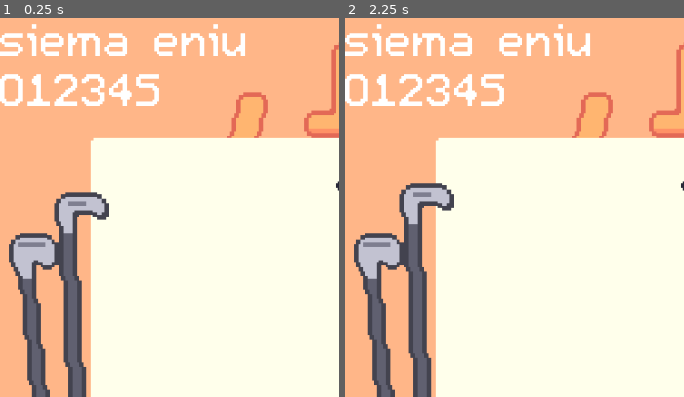
Above: before the commit, frames 1-2 (left to right).
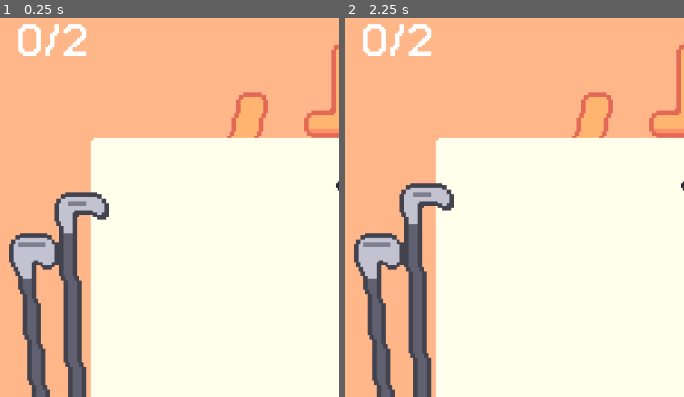
Above: after the commit, the same moments.

Repository: Pojemnik/golfech
Game: Godot game, scene res://scenes/main.tscn
The game is run twice, just before and just after one commit, with the same random seed, the same clock (stepped at 60 frames per second) and the same inputs.
Inputs (mouse positions are % of the whole screen's width and height, from its top left):
- Up to frame 1 (0.25 s): no input
- Up to frame 2 (2.25 s): click (7, 54) at 0.5 s; click (12, 47) at 1.25 s; click (7, 54) at 2 s
The pictures show only the part of the screen within x 0-50%, y 0-50%; the shares and areas given below are measured in that part.

The runs differ from the first frame. In frame 1, 4.1% of the frame differs, in the area x 0-73%, y 1-24%; in frame 2, 4.1%.

Commit message:
Add hit counter

Diff:
--- /dev/null
+++ b/scenes/hit_counter.gd
@@ -0,0 +1,28 @@
+extends Label
+
+var hit_count: int = 0;
+var max_hit_count: int = 0;
+
+
+func _ready() -> void:
+	max_hit_count = GameManager.max_hit_count;
+	GameManager.hit_count_increased.connect(_on_hit_count_increased);
+	GameManager.level_started.connect(_on_level_stared);
+	_update_label();
+
+
+func _on_level_stared(max_hits: int):
+	max_hit_count = max_hits;
+	hit_count = 0;
+	print("level started");
+	_update_label();
+
+
+func _on_hit_count_increased(count: int):
+	hit_count = count;
+	_update_label();
+
+
+func _update_label():
+	var label_format = "%d/%d";
+	text = label_format % [hit_count, max_hit_count];
--- a/scenes/main.tscn
+++ b/scenes/main.tscn
@@ -1,19 +1,20 @@
-[gd_scene load_steps=23 format=3 uid="uid://cir3h3iqn2nq0"]
+[gd_scene load_steps=24 format=3 uid="uid://cir3h3iqn2nq0"]
 
-[ext_resource type="Shader" uid="uid://2kmpm3nsa0yf" path="res://hpx.gdshader" id="1_0xm2m"]
+[ext_resource type="Shader" path="res://hpx.gdshader" id="1_0xm2m"]
 [ext_resource type="Script" uid="uid://cvc5y6y42peap" path="res://scripts/level_loader.gd" id="2_h2yge"]
 [ext_resource type="Script" uid="uid://cl52acjotwrwi" path="res://scripts/level_data.gd" id="3_tbgi4"]
-[ext_resource type="Resource" path="res://level_data/TestLevel.tres" id="4_85g3d"]
+[ext_resource type="Resource" uid="uid://cugfpqgkgni66" path="res://level_data/TestLevel.tres" id="4_85g3d"]
 [ext_resource type="Resource" uid="uid://cjryyp7eb0nfl" path="res://level_data/Level1.tres" id="4_tefeu"]
 [ext_resource type="Resource" uid="uid://25ggux654l50" path="res://level_data/Level2.tres" id="5_tipki"]
 [ext_resource type="Resource" uid="uid://boo4t0v5pd1ih" path="res://level_data/Level3.tres" id="6_85g3d"]
 [ext_resource type="Resource" uid="uid://uxo1ccn85mqg" path="res://level_data/Level4.tres" id="7_choun"]
 [ext_resource type="Script" uid="uid://b7b5aswqoe1vu" path="res://scripts/tools.gd" id="7_o6xl0"]
-[ext_resource type="Shader" uid="uid://diq3nytyo0g6r" path="res://scenes/label.gdshader" id="11_0ld40"]
+[ext_resource type="Shader" path="res://scenes/label.gdshader" id="11_0ld40"]
 [ext_resource type="Texture2D" uid="uid://bokutfbfm2gd1" path="res://ase/easel.png" id="11_ya4ey"]
 [ext_resource type="FontFile" uid="uid://nbruq80r2xme" path="res://m5x7.ttf" id="12_0ld40"]
 [ext_resource type="Texture2D" uid="uid://cabhpl2exoi3s" path="res://tex/driver.png" id="12_trceg"]
 [ext_resource type="Texture2D" uid="uid://c2dos2y4jb1ep" path="res://tex/driver_selected.png" id="13_a8y0u"]
+[ext_resource type="Script" uid="uid://dbrpw63o7glhx" path="res://scenes/hit_counter.gd" id="13_gqmmt"]
 [ext_resource type="Texture2D" uid="uid://2sfmfusnwfqk" path="res://tex/chipper.png" id="13_jkv2x"]
 [ext_resource type="Texture2D" uid="uid://d2xsat0wfcqm4" path="res://tex/chipper_selected.png" id="14_jbj1t"]
 [ext_resource type="Texture2D" uid="uid://dd3yi3ybc60h8" path="res://tex/paintbrush.png" id="15_jbj1t"]
@@ -103,10 +104,10 @@
 offset_right = 179.79999
 offset_bottom = 140.99998
 
-[node name="Label" type="Label" parent="UiViewport/SubViewport/Control"]
+[node name="HitCounter" type="Label" parent="UiViewport/SubViewport/Control"]
 material = SubResource("ShaderMaterial_yc10j")
 layout_mode = 0
-offset_left = 8.2
+offset_left = 12.0
 offset_top = -29.0
 offset_right = 48.2
 offset_bottom = -6.0
@@ -114,8 +115,7 @@
 theme_override_constants/outline_size = 0
 theme_override_fonts/font = ExtResource("12_0ld40")
 theme_override_font_sizes/font_size = 16
-text = "siema eniu
-012345"
+script = ExtResource("13_gqmmt")
 
 [node name="Driver" type="TextureButton" parent="UiViewport/SubViewport/Control"]
 layout_mode = 0
--- a/scripts/game_manager.gd
+++ b/scripts/game_manager.gd
@@ -1,10 +1,13 @@
 extends Node
 
 var current_hit_count: int  = 0;
+var max_hit_count: int  = 0;
 
 signal hit_count_increased(count: int);
 signal game_over;
 signal level_finished;
+signal level_started(max_hit_count: int);
+
 
 func increase_hit_count():
 	current_hit_count += 1;
@@ -19,3 +22,9 @@
 func call_game_over():
 	current_hit_count = 0;
 	game_over.emit();
+
+
+func call_level_start(count: int):
+	max_hit_count = count;
+	current_hit_count = 0;
+	level_started.emit(max_hit_count);
--- a/scripts/level_loader.gd
+++ b/scripts/level_loader.gd
@@ -34,6 +34,7 @@
 	call_deferred("add_child", instance);
 	level = instance;
 	current_level_idx = level_idx;
+	GameManager.call_level_start(levels[level_idx].hit_count);
 
 
 func on_hit_count_increased(count: int):
Not shown, added: scenes/hit_counter.gd.uid
